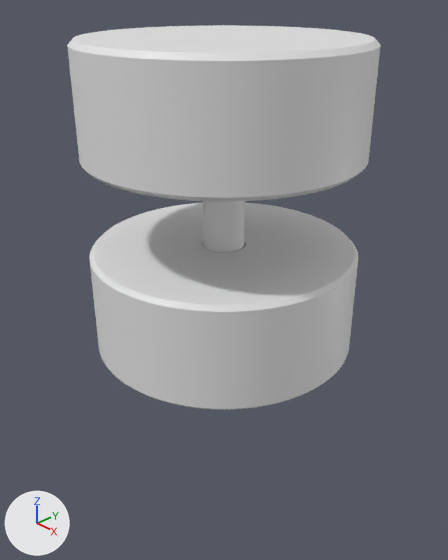
Renders of the Blender file grinder.blend from each side of a commit.
One viewpoint serves both versions: a 50 mm camera at (0.0948, -0.0892, 0.0678) aimed at (0.0003, -0.0002, 0.0041). Lighting does not change. The marker at lower left points along +X, +Y and +Z. The picture after the commit comes second.

The first picture shows 'Main', 'Top'.
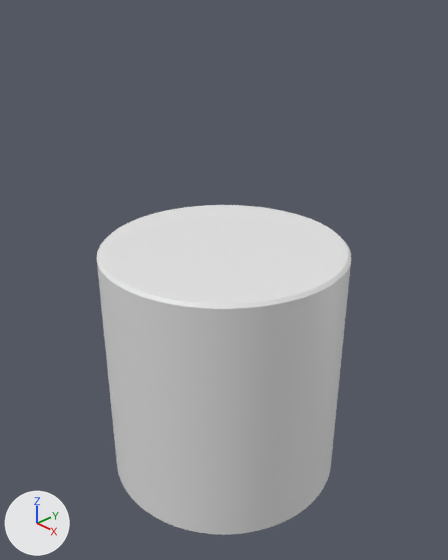
Not drawn themselves, but carrying or shaping drawn objects: ob_cover, ob_cylinder_003, ob_cylinder_006, ob_cube_001, ob_cover_001.

Where the change shows, as pixel boxes [x1, y1, x2, y2] in the pictures (448 x 560 px; the box of a moved part takes in the faces that stretch with it):
```json
{"object": "Top", "change": "moved, rescaled", "before": [67, 25, 381, 252], "after": [97, 205, 351, 535], "on screen": "19% narrower, 45% taller"}
{"object": "Main", "change": "deleted, hidden", "before": [90, 203, 358, 410]}
{"part": 1, "of": "me_cylinder_003", "change": "moved or reshaped", "before": [67, 25, 381, 202], "after": [97, 205, 351, 535]}
```

Edits to the scene script, one JSON object a line:
```json
{"block": "me_cylinder_003", "where": "# used by ob_cover_001; location = (0.0, 0.0, 0.0544); scale = (2.73, 2.73, 2.73)"}
{"op": "remove", "block": "me_cylinder_003", "code": "me_cylinder_003.from_pydata(...)  # 256 vertices, 130 faces; spans x -0.011..0.011, y -0.011..0.011, z -0.0079..0.0009"}
{"op": "add", "block": "me_cylinder_003", "code": "me_cylinder_003.from_pydata(...)  # 256 vertices, 130 faces; spans x -0.011..0.011, y -0.011..0.011, z 0.0428..0.066"}
{"block": "me_cylinder_003", "change": "me_cylinder_003 part 1: the whole mesh is scaled about its middle by (1, 1, 2.63), then moved by (0.0, 0.0, 0.0578)"}
{"op": "remove", "block": "ob_main", "code": "_m = ob_main.modifiers.new('Boolean.004', 'BOOLEAN')"}
{"op": "remove", "block": "ob_main", "code": "_m.object = ob_cover"}
{"op": "remove", "block": "ob_main", "code": "_m.operation = 'UNION'"}
{"op": "add", "block": "ob_main", "code": "ob_main.hide_set(True)"}
{"op": "set", "path": "ob_cylinder_003.location", "old": "(0.0, 0.0, 0.00967)", "new": "(0.0, 0.0, 0.00705)"}
{"op": "set", "path": "ob_cylinder_003.scale", "old": "(2.55, 2.55, 1.07)", "new": "(2.36, 2.36, 0.512)"}
{"op": "remove", "block": "ob_cover", "code": ["ob_cover = bpy.data.objects.new('_Cover', me_cylinder_009)", "ob_cover.location = (0.0, 0.0, 0.00697)", "ob_cover.scale = (2.73, 2.73, 2.73)", "_m = ob_cover.modifiers.new('Boolean', 'BOOLEAN')", "_m.object = ob_cylinder_006", "_m = ob_cover.modifiers.new('Bevel', 'BEVEL')", "_m.width = 0.005", "_m.width_pct = 0.005", "_m.limit_method = 'NONE'", "_m.offset_type = 'WIDTH'", "ob_cover.hide_set(True)  # wire or fog, not drawn"]}
{"op": "set", "path": "ob_cylinder_006.location", "old": "(0.0, 0.0, 0.00697)", "new": "(0.0, 0.0, 0.00218)"}
{"op": "set", "path": "ob_top.location", "old": "(0.0, 0.0, 0.0161)", "new": "(0.0, 0.0, -0.0083)"}
{"op": "set", "path": "ob_cube_001.location", "old": "(0.0, 0.0, 0.023)", "new": "(0.0, 0.0, -0.00137)"}
{"op": "set", "path": "ob_cover_001.location", "old": "(0.0, 0.0, 0.0544)", "new": "(0.0, 0.0, -0.158)"}
{"op": "set", "path": "ob_cover_001.scale", "old": "(2.73, 2.73, 2.73)", "new": "(2.59, 2.59, 2.59)"}
```
